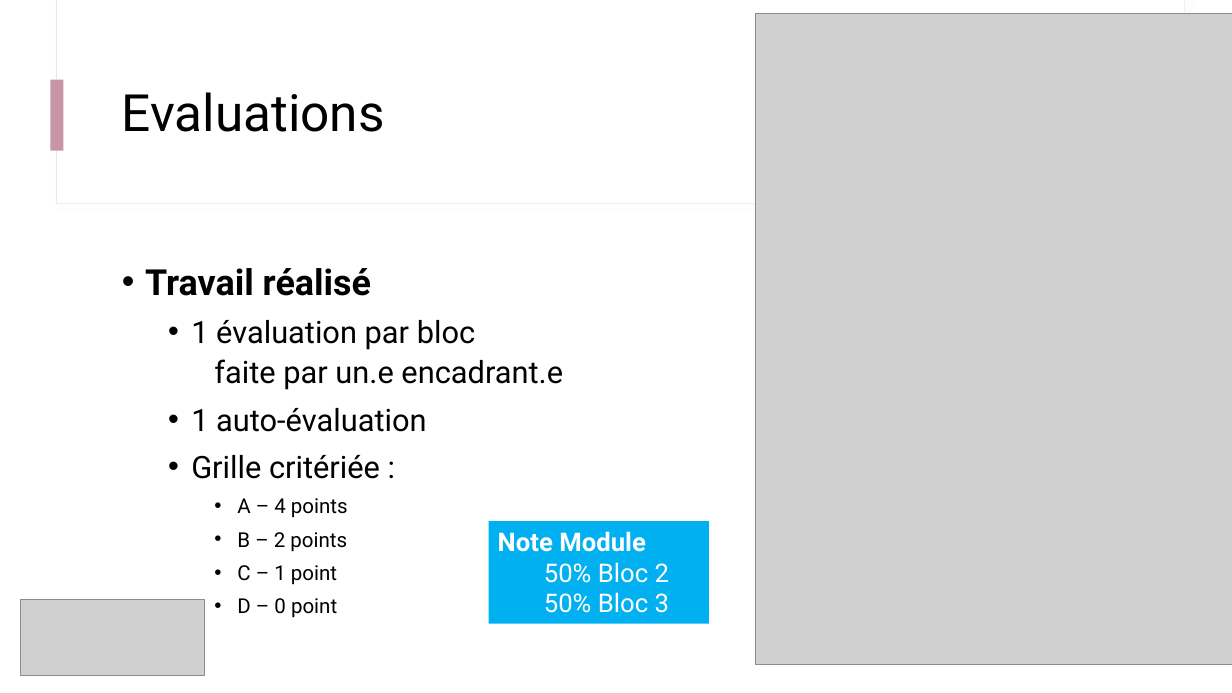
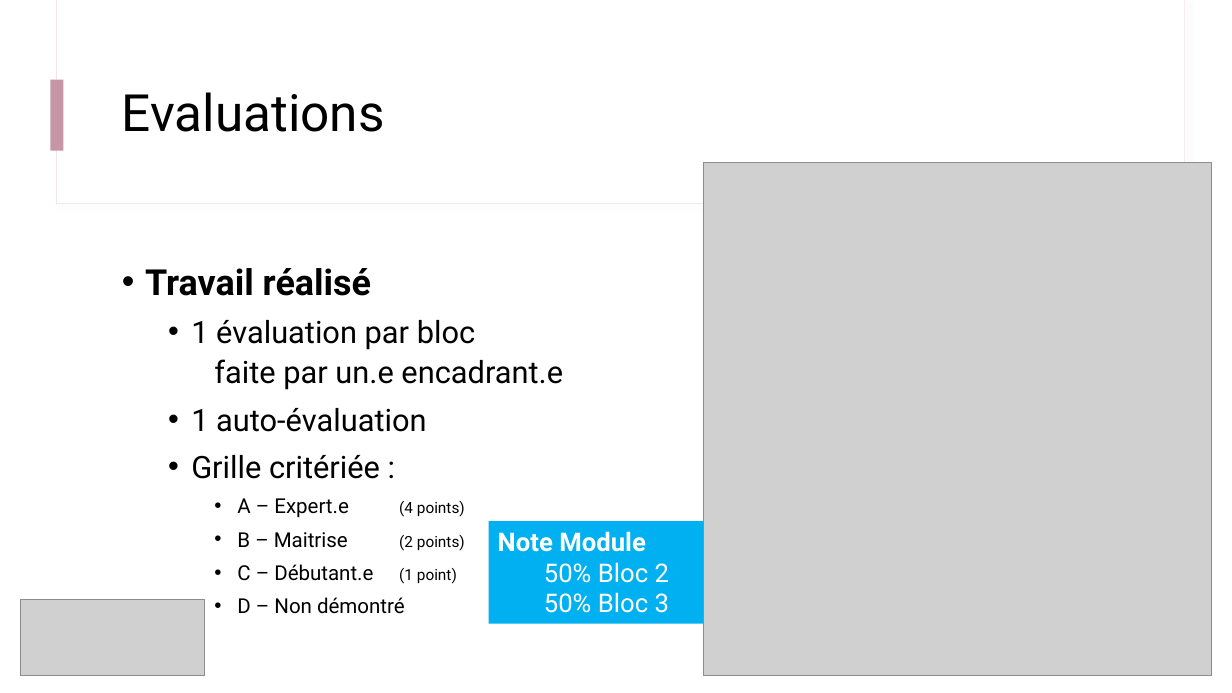
Before and after one commit to IOGS-Digital-Methods/semester-5, a slide deck: slide 22 of ONIP/onip_b0_intro/B0_0_Outils_Methodes.pptx. Drawn at 1232x693 pixels with LibreOffice and Linux fonts; fonts in the diff are those of the drawing; grey boxes stand for pictures. Boxes give left, top, right and bottom in pixels: in the first picture for what was removed or moved away, otherwise in the second. Text is boxed around its words. In the diff, an @@ line names an element or a change of style, - is before the commit and + after.

```diff
--- a/ONIP/onip_b0_intro/B0_0_Outils_Methodes.pptx
+++ b/ONIP/onip_b0_intro/B0_0_Outils_Methodes.pptx
@@ picture removed at (755, 14, 1232, 665) @@
@@ picture added at (703, 163, 1212, 676) @@
@@ text at (237, 498, 465, 614): text changed @@
-    • A – 4 points
-    • B – 2 points
-    • C – 1 point
-    • D – 0 point
+    • A – Expert.e (4 points)
+    • B – Maitrise (2 points)
+    • C – Débutant.e (1 point)
+    • D – Non démontré
```
Also in this commit, not shown: 2 other files.
